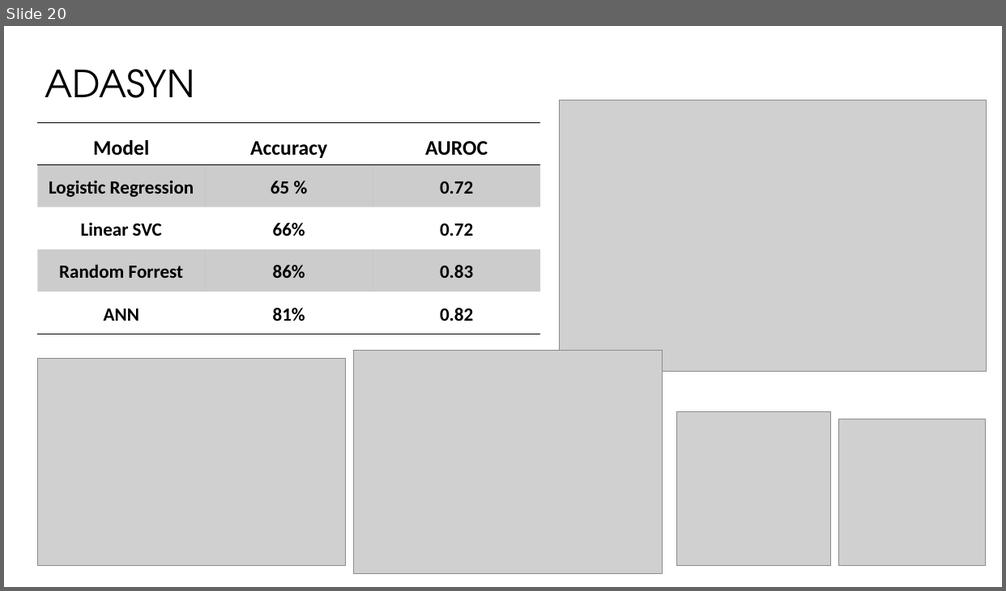
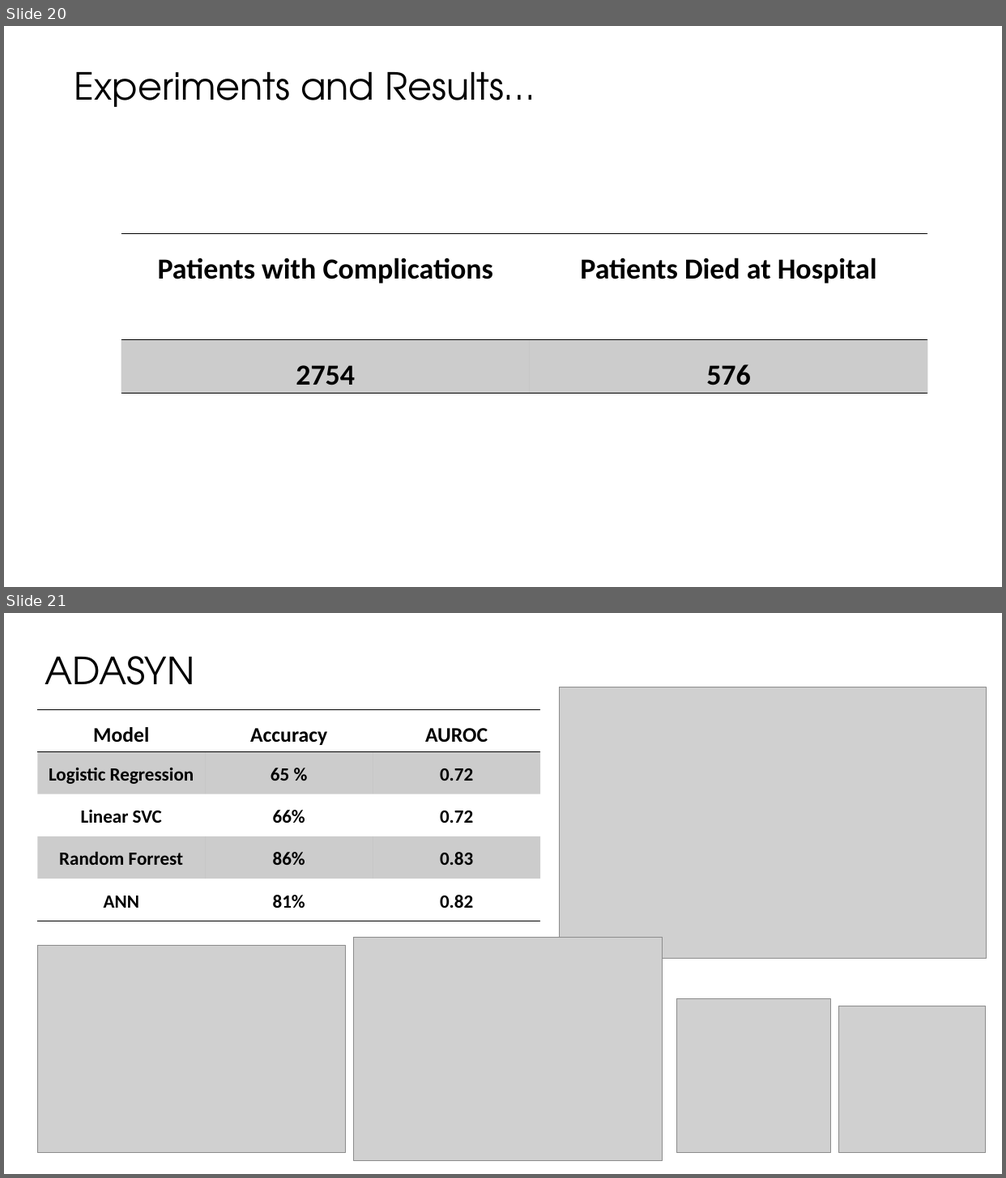
Before and after one commit to fmqbl/Predicting-Post-Procedural-Complications-Using-MIMICIII, a slide deck: ClinicalOutcomes.pptx. Shown one above the other, each under a label of ours: slide 20 before the commit, slides 20 and 21 after it. The pictures are 1006x591 and 1006x1178 pixels, drawn with LibreOffice and Linux fonts; fonts in the diff are those of the drawing; grey boxes stand for pictures. Boxes give left, top, right and bottom in pixels: in the first picture for what was removed or moved away, otherwise in the second. Text is boxed around its words. In the diff, an @@ line names an element or a change of style, - is before the commit and + after.

```diff
--- a/ClinicalOutcomes.pptx
+++ b/ClinicalOutcomes.pptx
@@ slide 20 added at bbox=[4, 26, 1002, 587], background #FFFFFF @@
@@ text added at bbox=[74, 72, 535, 107], 36 pt, text #000000 @@
+Experiments and Results…
@@ table added at bbox=[121, 233, 928, 392], 2 rows, 2 columns @@
+Patients with Complications | Patients Died at Hospital
+2754 | 576
@@ what was slide 20 is now slide 21 @@
```
Also in this commit, not shown: 12 slides changed, 1 other slide added, 8 other files.
